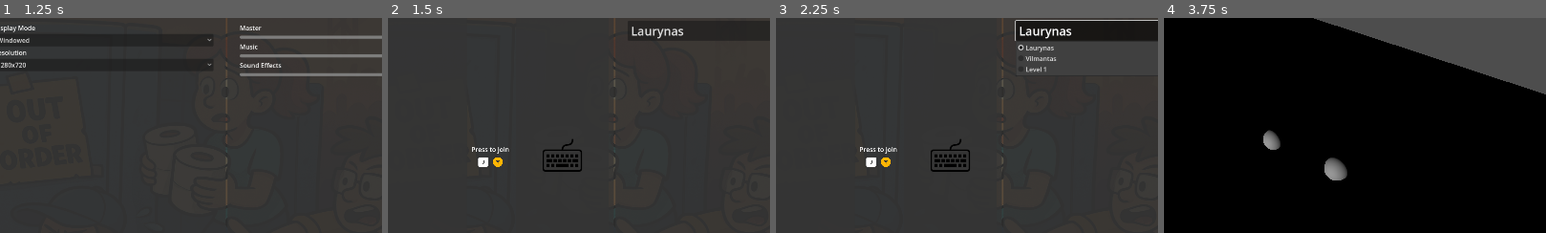
Above: before the commit, frames 1-4 (left to right).
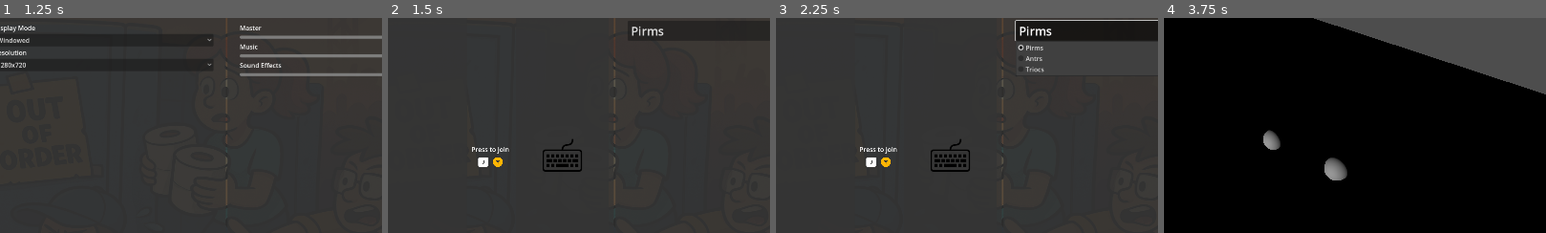
Above: after the commit, the same moments.

Repository: LaurynasP/ldjam-57
Game: Godot game, scene res://features/menu/Menu.tscn
Same seed, same stepped clock (60 frames per second), same inputs: the game is played once before the commit and once after it. After the commit the project has no main scene; this scene is started directly in both runs.
Inputs:
- Up to frame 1 (1.25 s): click "Settings" at 0.5 s
- Up to frame 2 (1.5 s): click "Play" at 1.25 s
- Up to frame 3 (2.25 s): click "Laurynas" (after the commit: "Pirms") at 2 s
- Up to frame 4 (3.75 s): click "Play" at 2.75 s; click "Start" at 3.5 s
The pictures show only the part of the screen within x 36-86%, y 18-68%; the shares and areas given below are measured in that part.

Frame 1 is identical in both runs. In frame 2, 0.3% of the frame differs, in the area x 64-78%, y 4-10%; in frame 3, 0.7%, in the area x 64-78%, y 3-26%; in frame 4, nothing differs.

Commit message:
Add level configuration and level loader

Diff:
--- /dev/null
+++ b/configurations/all_levels.tres
@@ -0,0 +1,12 @@
+[gd_resource type="Resource" script_class="LevelsConfiguration" load_steps=6 format=3 uid="uid://drk286ncjy7nr"]
+
+[ext_resource type="Script" uid="uid://3i846dludlok" path="res://managers/loading_manager/level_configuration.gd" id="1_cxu2p"]
+[ext_resource type="Script" uid="uid://s5t52rbo0tvf" path="res://managers/loading_manager/levels_configuration.gd" id="2_6wiv2"]
+[ext_resource type="Resource" uid="uid://cb8q6siec6idd" path="res://configurations/levels/level_1.tres" id="2_jgj8n"]
+[ext_resource type="Resource" uid="uid://bk5gfvqqns5ot" path="res://configurations/levels/level_2.tres" id="3_xl0mc"]
+[ext_resource type="Resource" uid="uid://dji142yfgye3g" path="res://configurations/levels/level_3.tres" id="4_jlrpo"]
+
+[resource]
+script = ExtResource("2_6wiv2")
+levels = Array[ExtResource("1_cxu2p")]([ExtResource("2_jgj8n"), ExtResource("3_xl0mc"), ExtResource("4_jlrpo")])
+metadata/_custom_type_script = "uid://s5t52rbo0tvf"
--- /dev/null
+++ b/configurations/levels/level_1.tres
@@ -0,0 +1,14 @@
+[gd_resource type="Resource" script_class="LevelConfiguration" load_steps=5 format=3 uid="uid://cb8q6siec6idd"]
+
+[ext_resource type="PackedScene" uid="uid://hag7k21uqn13" path="res://features/level/debug_levels/Laurynas.tscn" id="1_bybsw"]
+[ext_resource type="Script" uid="uid://3i846dludlok" path="res://managers/loading_manager/level_configuration.gd" id="1_obw2w"]
+[ext_resource type="PackedScene" uid="uid://b1scr3x8f74a5" path="res://features/gameplay/gameplay.tscn" id="1_y0xee"]
+[ext_resource type="PackedScene" uid="uid://fmb0vcjtbe0j" path="res://features/gameplay_ui/gameplay_ui.tscn" id="3_r1yrh"]
+
+[resource]
+script = ExtResource("1_obw2w")
+name = "Pirms"
+level = ExtResource("1_bybsw")
+gameplay = ExtResource("1_y0xee")
+ui = ExtResource("3_r1yrh")
+metadata/_custom_type_script = "uid://3i846dludlok"
--- /dev/null
+++ b/configurations/levels/level_2.tres
@@ -0,0 +1,14 @@
+[gd_resource type="Resource" script_class="LevelConfiguration" load_steps=5 format=3 uid="uid://bk5gfvqqns5ot"]
+
+[ext_resource type="PackedScene" uid="uid://b1scr3x8f74a5" path="res://features/gameplay/gameplay.tscn" id="1_dow83"]
+[ext_resource type="PackedScene" uid="uid://hag7k21uqn13" path="res://features/level/debug_levels/Laurynas.tscn" id="2_kn8c4"]
+[ext_resource type="Script" uid="uid://3i846dludlok" path="res://managers/loading_manager/level_configuration.gd" id="3_crasi"]
+[ext_resource type="PackedScene" uid="uid://fmb0vcjtbe0j" path="res://features/gameplay_ui/gameplay_ui.tscn" id="4_665e8"]
+
+[resource]
+script = ExtResource("3_crasi")
+name = "Antrs"
+level = ExtResource("2_kn8c4")
+gameplay = ExtResource("1_dow83")
+ui = ExtResource("4_665e8")
+metadata/_custom_type_script = "uid://3i846dludlok"
--- /dev/null
+++ b/configurations/levels/level_3.tres
@@ -0,0 +1,14 @@
+[gd_resource type="Resource" script_class="LevelConfiguration" load_steps=5 format=3 uid="uid://dji142yfgye3g"]
+
+[ext_resource type="PackedScene" uid="uid://b1scr3x8f74a5" path="res://features/gameplay/gameplay.tscn" id="1_nbu38"]
+[ext_resource type="PackedScene" uid="uid://hag7k21uqn13" path="res://features/level/debug_levels/Laurynas.tscn" id="2_x2gpw"]
+[ext_resource type="Script" uid="uid://3i846dludlok" path="res://managers/loading_manager/level_configuration.gd" id="3_r58yy"]
+[ext_resource type="PackedScene" uid="uid://fmb0vcjtbe0j" path="res://features/gameplay_ui/gameplay_ui.tscn" id="4_akovj"]
+
+[resource]
+script = ExtResource("3_r58yy")
+name = "Triocs"
+level = ExtResource("2_x2gpw")
+gameplay = ExtResource("1_nbu38")
+ui = ExtResource("4_akovj")
+metadata/_custom_type_script = "uid://3i846dludlok"
--- /dev/null
+++ b/features/gameplay/gameplay.tscn
@@ -0,0 +1,6 @@
+[gd_scene load_steps=2 format=3 uid="uid://b1scr3x8f74a5"]
+
+[ext_resource type="Script" uid="uid://hmv2qttw5yhx" path="res://features/gameplay/gameplay.gd" id="1_x43aj"]
+
+[node name="Gameplay" type="Node"]
+script = ExtResource("1_x43aj")
--- /dev/null
+++ b/features/gameplay_ui/gameplay_ui.tscn
@@ -0,0 +1,9 @@
+[gd_scene format=3 uid="uid://fmb0vcjtbe0j"]
+
+[node name="GameplayUi" type="Control"]
+layout_mode = 3
+anchors_preset = 15
+anchor_right = 1.0
+anchor_bottom = 1.0
+grow_horizontal = 2
+grow_vertical = 2
--- a/features/level/level.gd
+++ b/features/level/level.gd
@@ -3,9 +3,6 @@
 
 func _enter_tree():
 	GameManager.set_level(self)
-	#var gameplay = ResourceLoader.load("res://features/gameplay/gameplay.tscn")
-	#
-	#add_child(gameplay.instantiate())
 
 func _ready():
 	add_to_group("level")
--- a/features/menu/menu.gd
+++ b/features/menu/menu.gd
@@ -9,10 +9,9 @@
 @onready var options_menu: OptionsMenu = %OptionsMenu
 @onready var controls_menu: ControlsMenu = %ControlsMenu
 
+func _ready():
+	GameManager.pause()
 
-
-func _ready():
-	game_pause_changed_handler(get_tree().paused)
 	main_menu.play_button.grab_focus()
 	process_mode = ProcessMode.PROCESS_MODE_WHEN_PAUSED
 
@@ -22,7 +21,6 @@
 	main_menu.quit_button.pressed.connect(_on_quit_button_pressed)
 
 	GameManager.game_pause_changed.connect(game_pause_changed_handler)
-
 
 func game_pause_changed_handler(paused: bool):
 	submenus_container.visible = false
@@ -36,6 +34,7 @@
 		play_menu.open()
 
 func _on_settings_button_pressed():
+	print('www')
 	options_menu.open()
 
 func _on_controls_button_pressed():
--- a/features/menu/play_menu/PlayMenu.tscn
+++ b/features/menu/play_menu/PlayMenu.tscn
@@ -1,6 +1,6 @@
 [gd_scene load_steps=4 format=3 uid="uid://bnp6e4lr24lq6"]
 
-[ext_resource type="Script" uid="uid://rpjaipjcotw6" path="res://features/menu/play_menu/play_menu.gd" id="1_akfxb"]
+[ext_resource type="Script" uid="uid://rpjaipjcotw6" path="res://features/menu/play_menu/play_Menu.gd" id="1_akfxb"]
 [ext_resource type="PackedScene" uid="uid://bm4fan7kwx1bw" path="res://features/menu/play_menu/PlayerSelection.tscn" id="2_2gje1"]
 [ext_resource type="PackedScene" uid="uid://cow7stqauiefe" path="res://features/menu/play_menu/LevelSelection.tscn" id="3_wbled"]
 
--- a/features/menu/play_menu/level_selection.gd
+++ b/features/menu/play_menu/level_selection.gd
@@ -1,27 +1,23 @@
 extends Control
 class_name LevelSelection
 
-var selected_level: String
+var selected_level: LevelConfiguration
 
 @onready var level_selector: OptionButton = %LevelSelector
 
-var levels = {
-	"Laurynas": "res://features/level/debug_levels/Laurynas.tscn",
-	"Vilmantas": "res://features/level/debug_levels/Vilmantas.tscn",
-	"Level 1": "res://features/level/levels/Level1.tscn"
-}
+var configuration: LevelsConfiguration = load("res://configurations/all_levels.tres")
 
 func _ready():
-	for level_name in levels.keys():
-		level_selector.add_item(level_name)
-
-
-	level_selector.select(0)
-	selected_level = level_selector.get_item_text(0)
+	_prepare_ui()
 
 	level_selector.item_selected.connect(_on_level_selected)
 
+func _on_level_selected(index: int) -> void:
+	selected_level = configuration.levels[index]
 
+func _prepare_ui():
+	for level in configuration.levels:
+		level_selector.add_item(level.name)
 
-func _on_level_selected(index: int) -> void:
-	selected_level = level_selector.get_item_text(index)
+	level_selector.select(0)
+	selected_level = configuration.levels[0]
--- a/features/menu/play_menu/play_Menu.gd
+++ b/features/menu/play_menu/play_Menu.gd
@@ -9,4 +9,4 @@
 	start_button.pressed.connect(_on_start_button_press)
 
 func _on_start_button_press():
-	GameManager.load_level(level_selection.levels.get(level_selection.selected_level))
+	GameManager.load_level(level_selection.selected_level)
--- a/managers/game_manager.gd
+++ b/managers/game_manager.gd
@@ -4,14 +4,15 @@
 var current_level: Level
 var selected_player_devices: Array[int] = [-1]
 
-@onready var menu: Menu = load("res://features/menu/Menu.tscn").instantiate()
+#@onready var menu: Menu = load("res://features/menu/Menu.tscn").instantiate()
 
 signal game_pause_changed(paused: bool)
 
 func _ready() -> void:
-	if not current_level:
-		pause()
-	self.add_child(menu)
+	#if not current_level:
+		#pause()
+	#self.add_child(menu)
+	pass
 
 func toggle_pause():
 	unpause() if get_tree().paused else pause()
@@ -30,13 +31,8 @@
 	current_level = level
 	unpause()
 
-func load_level(level_path: String):
-	var level = load(level_path).instantiate()
-	get_tree().root.add_child(level)
-	set_level(level)
-
-
-
+func load_level(level: LevelConfiguration):
+	LoadingManager._load_level(level)
 
 func add_player_device(device_id: int):
 	if current_level == null and device_id not in selected_player_devices:
--- /dev/null
+++ b/managers/loading_manager/level_configuration.gd
@@ -0,0 +1,9 @@
+extends Resource
+
+class_name LevelConfiguration
+
+@export var name: String
+@export var level: PackedScene
+@export var lighting: PackedScene
+@export var gameplay: PackedScene
+@export var ui: PackedScene
--- /dev/null
+++ b/managers/loading_manager/levels_configuration.gd
@@ -0,0 +1,4 @@
+extends Resource
+class_name LevelsConfiguration
+
+@export var levels: Array[LevelConfiguration]
--- /dev/null
+++ b/managers/loading_manager/loading_manager.gd
@@ -0,0 +1,37 @@
+extends Node
+
+@onready var loading_screen = load("res://managers/loading_manager/loading_screen.tscn")
+@onready var level_host: Node = Node.new()
+
+func _ready() -> void:
+	add_child(level_host)
+	level_host.name = 'LevelHost'
+
+func _load(scenes: Array[PackedScene]):
+	var loading_screen_instance = _show_loading_screen()
+
+	_add_scenes_to_root(scenes)
+
+	loading_screen_instance.queue_free()
+
+func _load_level(config: LevelConfiguration):
+	_load([config.level, config.lighting, config.gameplay, config.ui])
+
+func _add_scenes_to_root(scenes: Array[PackedScene]):
+	for scene in scenes:
+		if scene == null:
+			continue
+
+		var instance = scene.instantiate()
+
+		level_host.add_child(instance)
+
+func _show_loading_screen() -> Node:
+	var loading_screen_instance = loading_screen.instantiate()
+
+	get_tree().root.add_child(loading_screen_instance)
+
+	for child in level_host.get_children():
+		child.queue_free()
+
+	return loading_screen_instance
--- /dev/null
+++ b/managers/loading_manager/loading_screen.tscn
@@ -0,0 +1,30 @@
+[gd_scene format=3 uid="uid://6c03ddv724ea"]
+
+[node name="LoadingScreen" type="Control"]
+layout_mode = 3
+anchors_preset = 15
+anchor_right = 1.0
+anchor_bottom = 1.0
+grow_horizontal = 2
+grow_vertical = 2
+
+[node name="Panel" type="Panel" parent="."]
+layout_mode = 1
+anchors_preset = 15
+anchor_right = 1.0
+anchor_bottom = 1.0
+grow_horizontal = 2
+grow_vertical = 2
+metadata/_edit_use_anchors_ = true
+
+[node name="CenterContainer" type="CenterContainer" parent="Panel"]
+layout_mode = 1
+anchors_preset = 15
+anchor_right = 1.0
+anchor_bottom = 1.0
+grow_horizontal = 2
+grow_vertical = 2
+
+[node name="Label" type="Label" parent="Panel/CenterContainer"]
+layout_mode = 2
+text = "LOADING"
--- a/managers/sound_manager.gd
+++ b/managers/sound_manager.gd
@@ -1,7 +1,4 @@
 extends Node
-
-#@export var music_volume: float = 1.0
-#@export var sfx_volume: float = 1.0
 
 var _music_players: Array[AudioStreamPlayer] = []
 var _sfx_players: Array[AudioStreamPlayer] = []
@@ -10,13 +7,11 @@
 
 func _ready():
 	process_mode = ProcessMode.PROCESS_MODE_ALWAYS
-	play_music(menu_music)
 	pass
 
 func play_music(stream: AudioStream):
 	var player := AudioStreamPlayer.new()
 	player.stream = stream
-	#player.volume_db = linear_to_db(music_volume)
 	player.bus = "Music"
 	player.autoplay = false
 	add_child(player)
@@ -32,7 +27,6 @@
 func play_sfx(stream: AudioStream):
 	var player := AudioStreamPlayer.new()
 	player.stream = stream
-	#player.volume_db = linear_to_db(sfx_volume)
 	player.bus = "SFX"
 	player.autoplay = false
 	add_child(player)
@@ -43,13 +37,3 @@
 		_sfx_players.erase(player)
 		player.queue_free()
 	)
-
-#func set_music_volume(value: float):
-	#music_volume = clamp(value, 0.0, 1.0)
-	#for player in _music_players:
-		#player.volume_db = linear_to_db(music_volume)
-#
-#func set_sfx_volume(value: float):
-	#sfx_volume = clamp(value, 0.0, 1.0)
-	#for player in _sfx_players:
-		#player.volume_db = linear_to_db(sfx_volume)
--- a/project.godot
+++ b/project.godot
@@ -11,7 +11,6 @@
 [application]
 
 config/name="ldjam-57"
-run/main_scene="uid://cu73xjjw087ti"
 config/features=PackedStringArray("4.4", "Forward Plus")
 config/icon="res://icon.svg"
 
@@ -20,6 +19,7 @@
 GameManager="*res://managers/game_manager.gd"
 InputManager="*res://managers/input_manager.gd"
 SoundManager="*res://managers/sound_manager.gd"
+LoadingManager="*res://managers/loading_manager/loading_manager.gd"
 
 [display]
 
--- /dev/null
+++ b/scenes/Intro.tscn
@@ -0,0 +1,10 @@
+[gd_scene load_steps=3 format=3 uid="uid://dwopic2jtgphs"]
+
+[ext_resource type="PackedScene" uid="uid://cc2wi0oxkv8o" path="res://features/menu/Menu.tscn" id="1_45dpb"]
+
+[sub_resource type="GDScript" id="GDScript_45dpb"]
+
+[node name="Intro" type="Node3D"]
+script = SubResource("GDScript_45dpb")
+
+[node name="Menu" parent="." instance=ExtResource("1_45dpb")]
--- a/scenes/Main.tscn
+++ /dev/null
@@ -1,3 +0,0 @@
-[gd_scene format=3 uid="uid://cu73xjjw087ti"]
-
-[node name="Main" type="Node3D"]
Not shown, added: managers/loading_manager/level_configuration.gd.uid
Not shown, added: managers/loading_manager/levels_configuration.gd.uid
Not shown, added: managers/loading_manager/loading_manager.gd.uid
